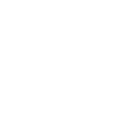
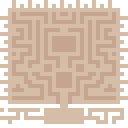
Layered file, before and after one edit (128px x 128px). Changes by layer:
hid "audioon" over <box>8,20,116,108</box>
showed "main2", painted on it over <box>0,0,128,124</box>
